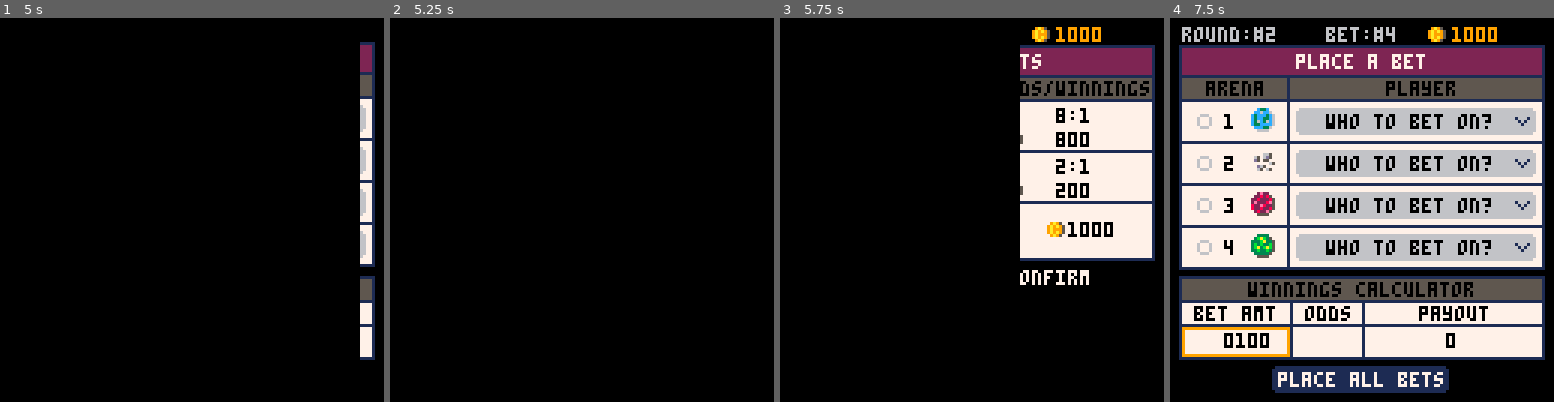
Above: before the commit, frames 1-4 (left to right).
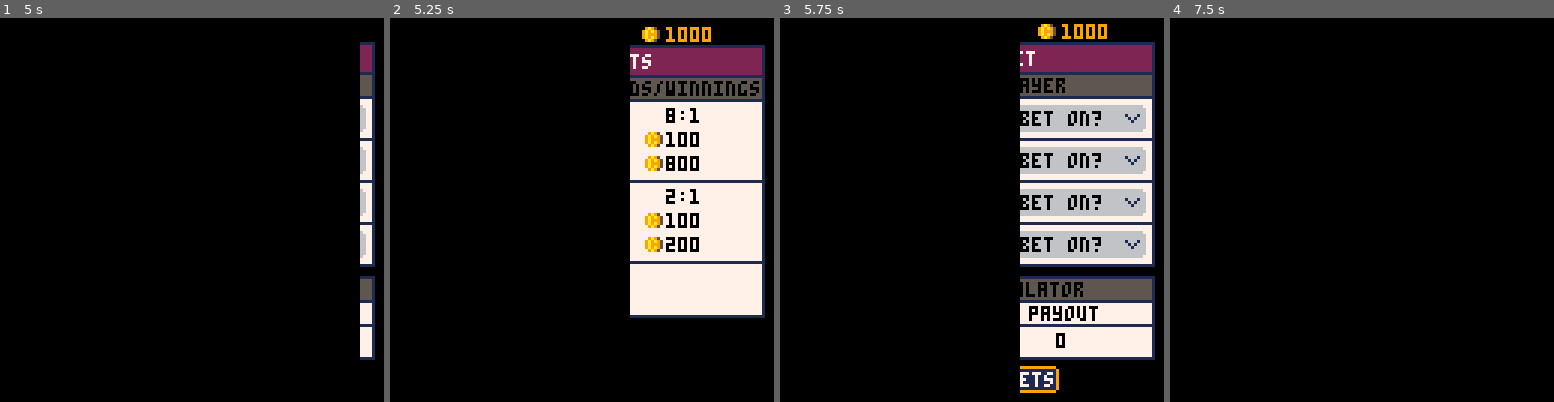
Above: after the commit, the same moments.

Repository: suspicious-smoke/club-bets-pico8
Game: PICO-8 cartridge galaxy_club_bets.p8
Same seed, same stepped clock (60 frames per second), same inputs: the game is played once before the commit and once after it.
Inputs:
- Up to frame 1 (5 s): tap X (X key) at 0.33, 1.07, 1.85, 2.97, 4.08 s; tap O (Z key) at 0.7, 1.7, 2.1, 2.5, 2.9, 3.3, 3.7, 4.1, 4.5, 4.9 s; hold Right 1.6-2.1 s; hold Up 2.15-2.42 s; hold Right 2.47-3.03 s; hold Left 3.08-3.58 s; hold Down 3.63-3.97 s; hold Right 4.02-4.68 s; hold Up from 4.73 s (still down)
- Up to frame 2 (5.25 s): release Up at 5.03 s; hold Left from 5.08 s (still down); tap X (X key) at 5.2 s
- Up to frame 3 (5.75 s): tap O (Z key) at 5.3, 5.7 s; release Left at 5.68 s; hold Down from 5.73 s (still down)
- Up to frame 4 (7.5 s): release Down at 6.03 s; hold Right 6.08-6.58 s; tap O (Z key) every 0.4 s from 6.1 to 7.3 s; tap X (X key) at 6.32, 7.43 s; hold Right 6.63-7.13 s; hold Up 7.18-7.45 s

Frame 1 is identical in both runs. In frame 2, 24% of the frame differs, in the area x 62-98%, y 2-79%; in frame 3, 22%; in frame 4, 75%, in the area x 2-98%, y 2-98%.

Commit message:
fix confirm not returning to page

Diff:
--- a/galaxy_club_bets.p8
+++ b/galaxy_club_bets.p8
@@ -610,14 +610,14 @@
 	end
 	if btnp(❎) then
 		sfx(3)
-		if dailybetplaced then
+		if isdailybet then
 			--back returns to menu on daily bet
 			trn_state(init_menu)
 		else
 			if qm_mode==1 then
-				init_betpage()
+				trn_state(init_betpage)
 			else
-				init_quickbetpage()
+				trn_state(init_quickbetpage)
 			end
 		end
 	elseif btnp(🅾️) then
@@ -638,21 +638,21 @@
 function drw_confirm()
 	draw_bet_summary()
 	--total winnings box
-	print("possible winnings",10,34+o_pcount-scroller,0)
-	line(79,27+o_pcount-scroller,79,46+o_pcount-scroller,1)
-	tw_str=get_all_odds().." points "
-	if not isdailybet then
-		tw_str=arr_to_str(total_winnings)
-		spr(37,96-#tw_str*2,32+o_pcount-scroller)--coin
-	end
-	print(tw_str,104-#tw_str*2,34+o_pcount-scroller,0)
-	if not has_money and not isdailybet then
-		print("not enough cash. press ❎",16,50+o_pcount-scroller,8)
-	elseif not made_bets then
-		print("no bets placed. press ❎",18,50+o_pcount-scroller,8)
-	else
-		print("press 🅾️ to confirm",28,50+o_pcount-scroller,7)
-	end
+	-- print("possible winnings",10,34+o_pcount-scroller,0)
+	-- line(79,27+o_pcount-scroller,79,46+o_pcount-scroller,1)
+	-- tw_str=get_all_odds().." points "
+	-- if not isdailybet then
+	-- 	tw_str=arr_to_str(total_winnings)
+	-- 	spr(37,96-#tw_str*2,32+o_pcount-scroller)--coin
+	-- end
+	-- print(tw_str,104-#tw_str*2,34+o_pcount-scroller,0)
+	-- if not has_money and not isdailybet then
+	-- 	print("not enough cash. press ❎",16,50+o_pcount-scroller,8)
+	-- elseif not made_bets then
+	-- 	print("no bets placed. press ❎",18,50+o_pcount-scroller,8)
+	-- else
+	-- 	print("press 🅾️ to confirm",28,50+o_pcount-scroller,7)
+	-- end
 end
 
 function prep_draw_bet_summary()
@@ -671,8 +671,8 @@
 			end
 			if p_count>1 then
 				pc_mult=8
-				if p_count==2 then
-					pc_mult=9
+				if p_count==2 or p_count==3 then
+					pc_mult=14
 				end
 				bet_offsets[i_bet]=o_pcount
 				o_pcount+=p_count*pc_mult-1--next bets bet_offset
@@ -722,7 +722,9 @@
 				print(i_bet,6,21+_offy+8,0)
 				pc_mult=8
 				if p_count==2 then
-					pc_mult=9
+					pc_mult=14
+				elseif p_count==3 then
+					pc_mult=11
 				end
 				rrect(3,19+_offy+8,122,p_count*pc_mult,0,1)
 				_p_odds=print_bet_odds(bets_odds[i_bet])
@@ -730,15 +732,17 @@
 
 				winnings_str=tostr(bets_odds[i_bet]).." points"
 				if not isdailybet then
-					spr(37,90-#winnings_str*2,36+_offy)--coin
 					winnings_str=arr_to_str(bets_winnings[i_bet])
+					spr(37,90-#winnings_str*2,44+_offy)--coin
+					amt=arr_to_str(bets[i_bet][1])
+					spr(37,90-#amt*2,36+_offy)--coin
+					print(amt,98-#amt*2,38+_offy,0)
 				end
-
-				print(winnings_str,98-#winnings_str*2,38+_offy,0)
-			end
-		end
-	end
-	brdr_rect(3,27+o_pcount-scroller,122,20,0,7,1)--ticket area
+				print(winnings_str,98-#winnings_str*2,46+_offy,0)
+			end
+		end
+	end
+	--brdr_rect(3,27+o_pcount-scroller,122,20,0,7,1)--ticket area
 end
 
 function init_race_results()
